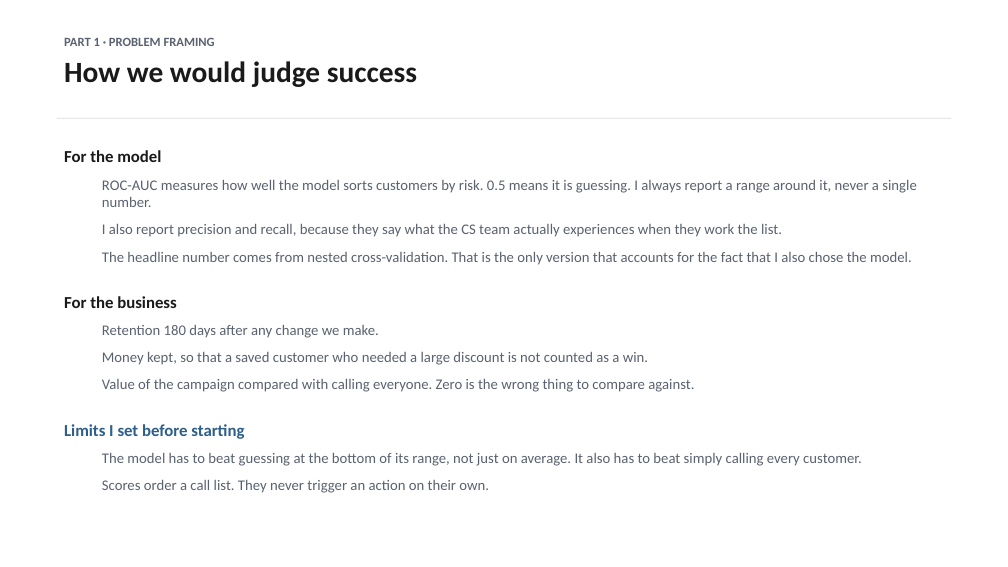
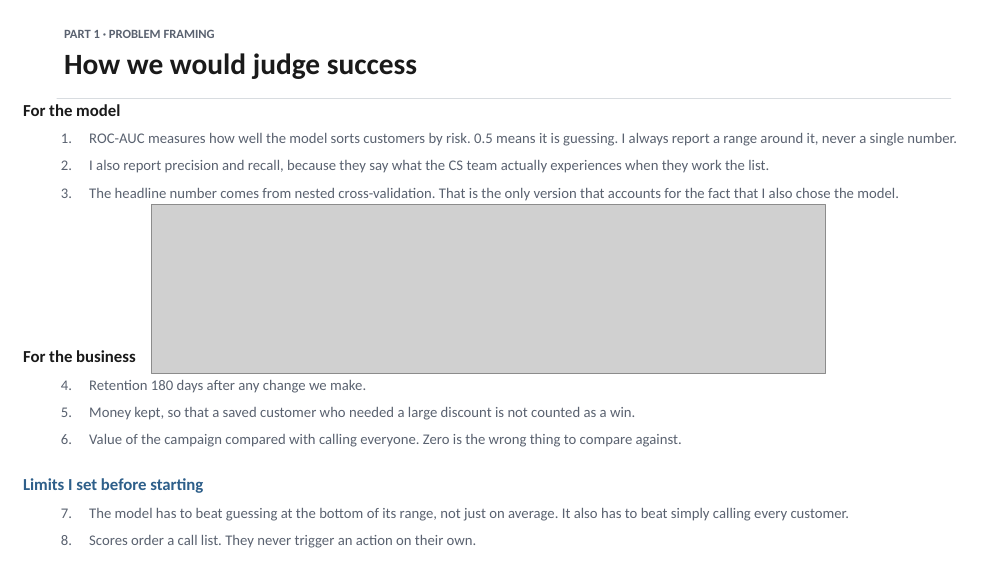
Before and after one commit to dmitriyratu/avepoint-churn-case-study, a slide deck: slide 3 of outputs/decks/AvePoint_Case_Study.pptx. Drawn at 1008x567 pixels with LibreOffice and Linux fonts; fonts in the diff are those of the drawing; grey boxes stand for pictures. Boxes give left, top, right and bottom in pixels: in the first picture for what was removed or moved away, otherwise in the second. Text is boxed around its words. In the diff, an @@ line names an element or a change of style, - is before the commit and + after.

Commit message:
Update case study deck with new content and visual enhancements
- Modified the `AvePoint_Case_Study.pptx` to incorporate recent changes and improvements in the analysis of customer churn.
- Enhanced visual elements and overall presentation quality to better communicate findings and insights.

These updates aim to provide a clearer and more engaging representation of the case study's conclusions.

```diff
--- a/outputs/decks/AvePoint_Case_Study.pptx
+++ b/outputs/decks/AvePoint_Case_Study.pptx
@@ text "PART 1 · PROBLEM FRAMING": place and size @@
-text "PART 1 · PROBLEM FRAMING" at (64, 38, 417, 87)
+text "PART 1 · PROBLEM FRAMING" at (64, 30, 417, 79)
@@ text "For the model": place and size @@
-text "For the model" at (64, 150, 916, 493)
+text "For the model" at (23, 104, 957, 548)
@@ text "For the model" at (23, 104, 957, 548): alignment left to justified; bullet none to 1. @@
@@ rectangle: place and size @@
-rectangle at (57, 118, 951, 119)
+rectangle at (57, 98, 951, 99)
@@ picture added at (151, 205, 826, 374) @@
```
Also in this commit, not shown: 5 other files.
